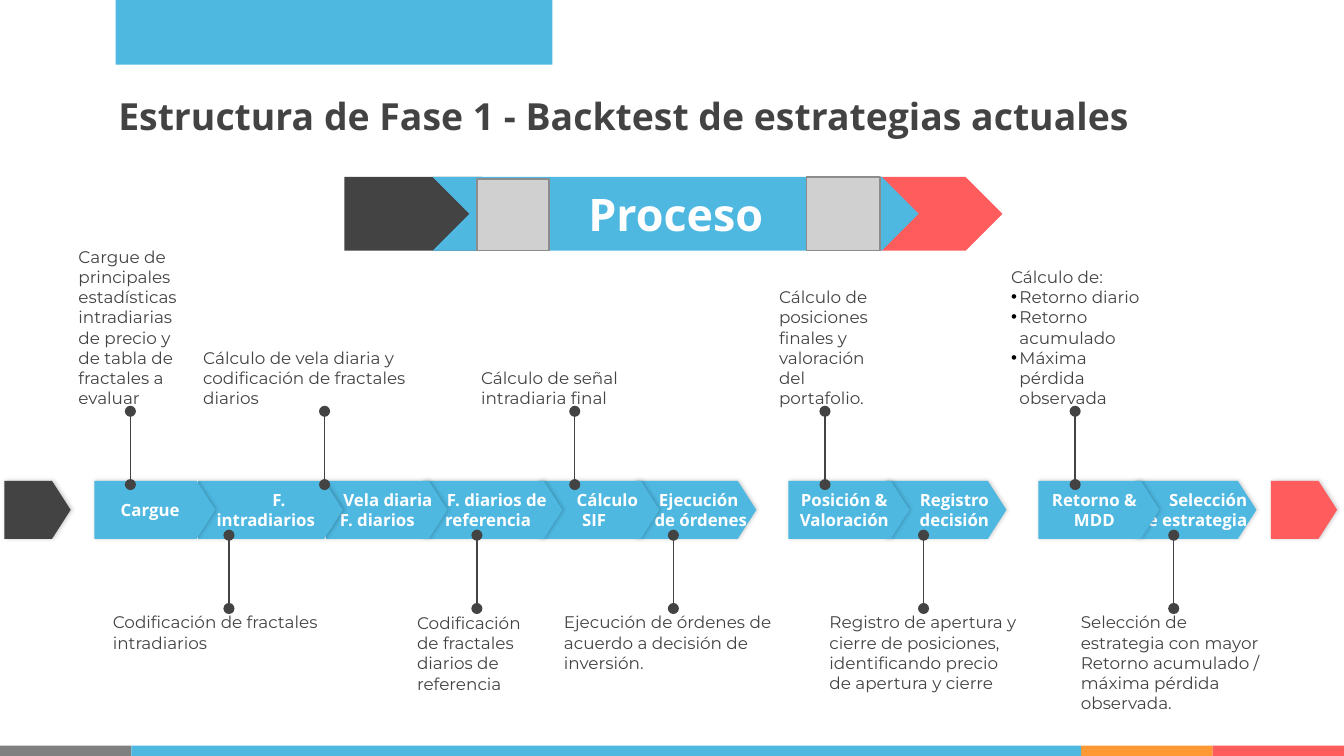
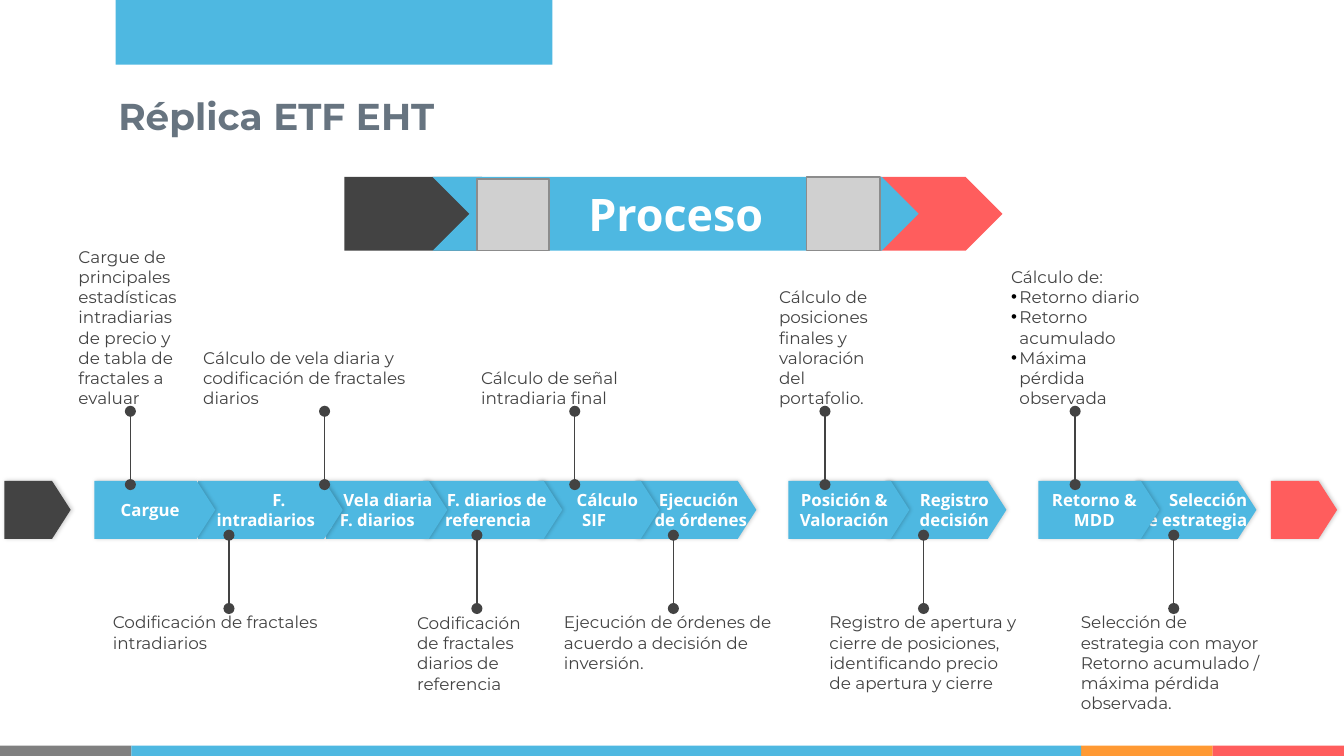
Before and after one commit to IISOS/Swell_2_Optimizacion_estrategias, a slide deck: slide 6 of Presentaciones/Swell - Optimización de estrategias - R5 (19-03-2021).pptx. Drawn at 1344x756 pixels with LibreOffice and Linux fonts; fonts in the diff are those of the drawing; grey boxes stand for pictures. Boxes give left, top, right and bottom in pixels: in the first picture for what was removed or moved away, otherwise in the second. Text is boxed around its words. In the diff, an @@ line names an element or a change of style, - is before the commit and + after.

Commit message:
Backtest copia swell

```diff
--- a/Presentaciones/Swell - Optimización de estrategias - R5 (19-03-2021).pptx
+++ b/Presentaciones/Swell - Optimización de estrategias - R5 (19-03-2021).pptx
@@ text at <box>118,100,434,137</box>: text changed; font Open Sans to Montserrat; text colour #434343 to #677480 @@
-Estructura de Fase 1 - Backtest de estrategias actuales
+Réplica ETF EHT
```
Also in this commit, not shown: 6 other slides changed, 16 slides added, 2 slides removed, 30 other files.
